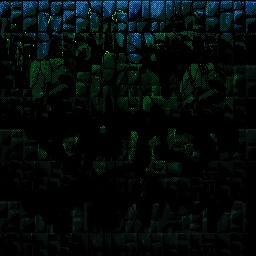
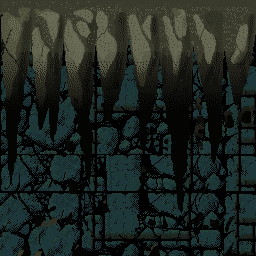
Layers edited between the first and the second 256x256 image:
painted on "Pasted Layer" over [0,0,256,256]
added layer "Pasted Layer #1" above "Layer" over [0,0,256,256]
added layer "Layer" over [0,0,256,256]
